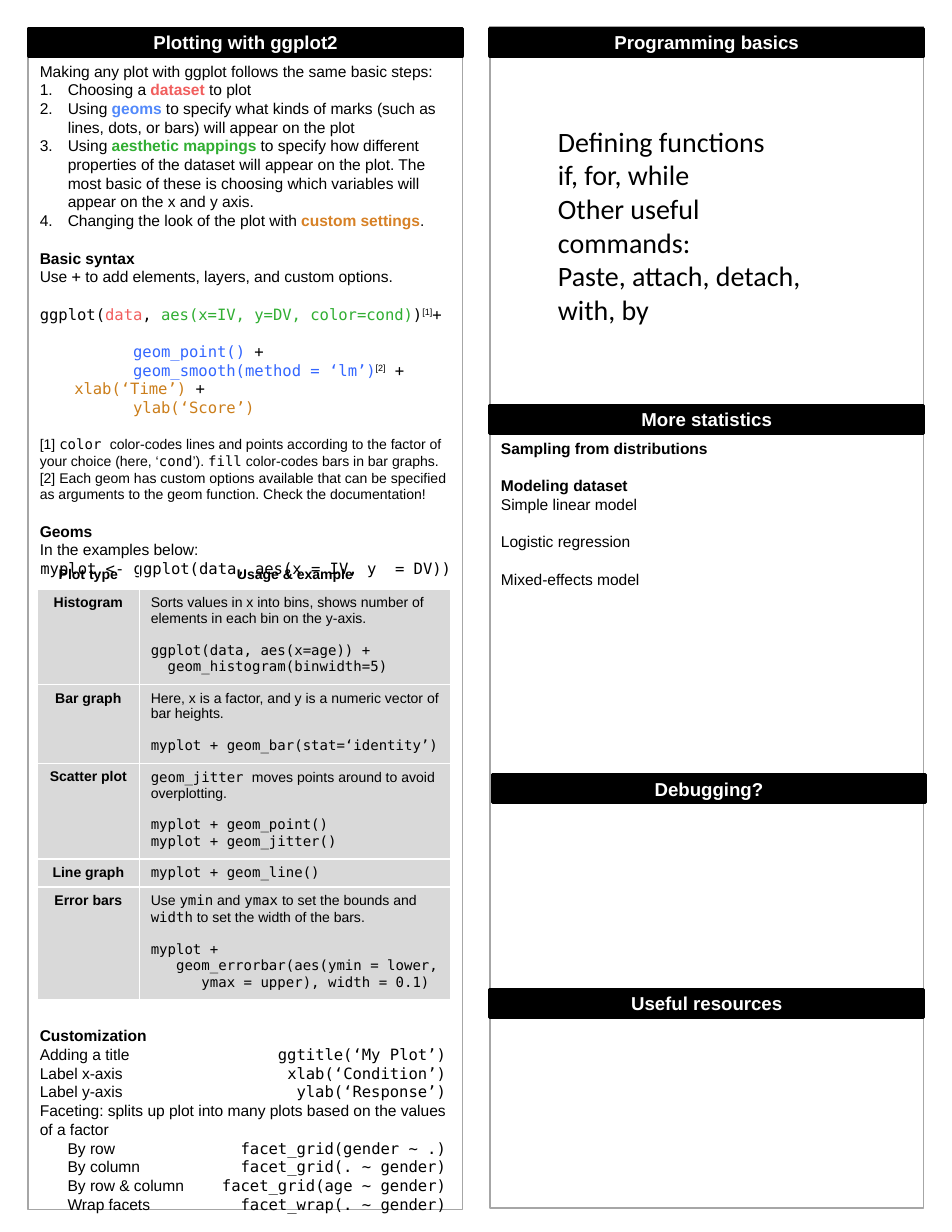
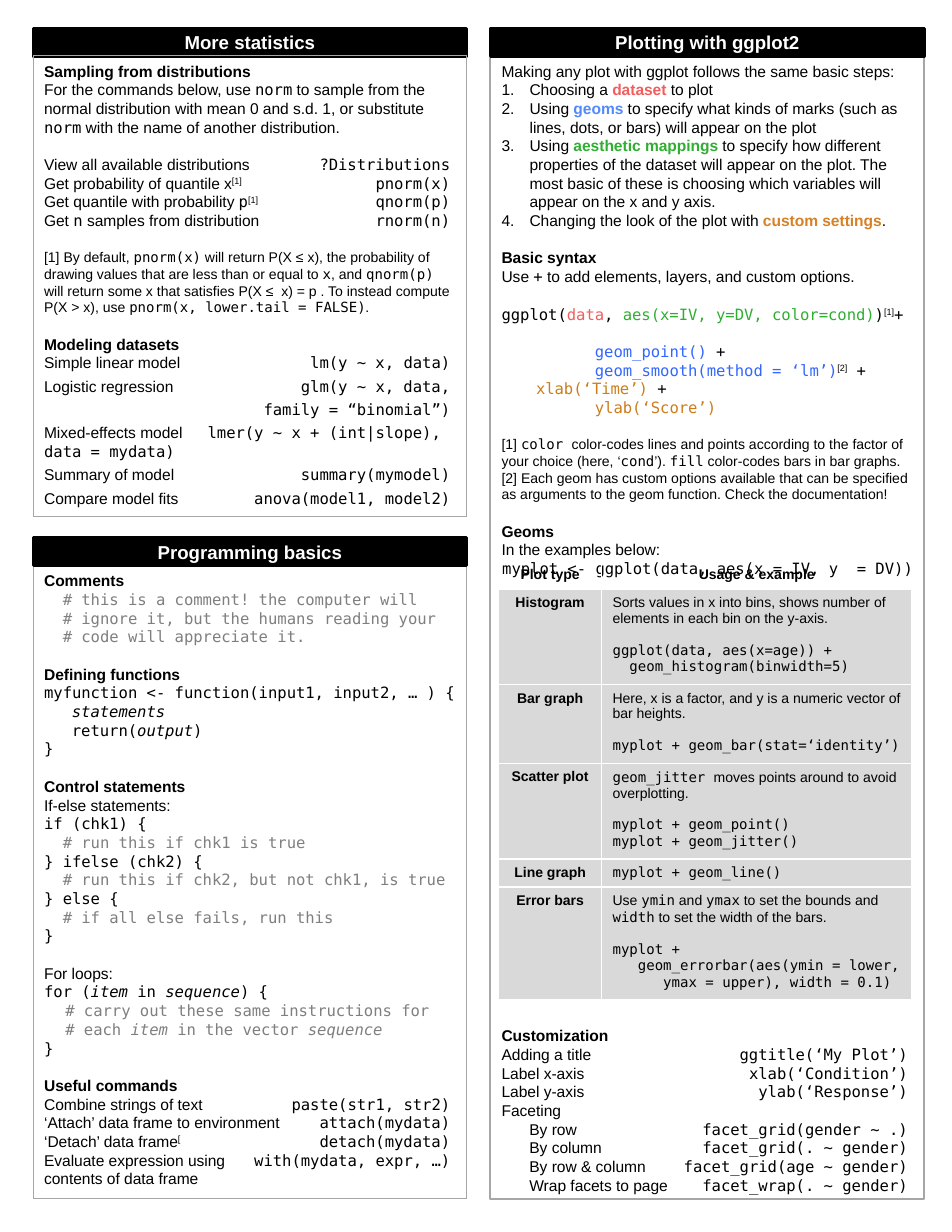
Before and after one commit to dbirman/p252-tutorials, a slide deck: slide 2 of RQuickRef.pptx. Drawn at 952x1232 pixels with LibreOffice and Linux fonts; fonts in the diff are those of the drawing. Boxes give left, top, right and bottom in pixels: in the first picture for what was removed or moved away, otherwise in the second. Text is boxed around its words. In the diff, an @@ line names an element or a change of style, - is before the commit and + after.

```diff
--- a/RQuickRef.pptx
+++ b/RQuickRef.pptx
@@ rectangle removed at bbox=[28, 28, 463, 1210] @@
@@ rectangle "More statistics": place and size @@
-rectangle "More statistics" at bbox=[489, 405, 923, 433]
+rectangle "More statistics" at bbox=[34, 28, 467, 56]
@@ rectangle: place and size @@
-rectangle at bbox=[491, 27, 924, 1208]
+rectangle at bbox=[489, 28, 924, 1198]
@@ rectangle "Plotting with ggplot2": place and size @@
-rectangle "Plotting with ggplot2" at bbox=[29, 28, 463, 56]
+rectangle "Plotting with ggplot2" at bbox=[491, 28, 924, 56]
@@ rectangle added at bbox=[34, 56, 467, 516], outline #A6A6A6 0.75 pt, 10 pt, text #000000 @@
+Sampling from distributions
+For the commands below, use norm to sample from the normal distribution with mean 0 and s.d. 1, or substitute norm with the name of another distribution.
+View all available distributions ?Distributions
+Get probability of quantile x[1] pnorm(x)
+Get quantile with probability p[1] qnorm(p)
+Get n samples from distribution rnorm(n)
+[1] By default, pnorm(x) will return P(X ≤ x), the probability of drawing values that are less than or equal to x, and qnorm(p) will return some x that satisfies P(X ≤ x) = p . To instead compute P(X > x), use pnorm(x, lower.tail = FALSE).
+Modeling datasets
+Simple linear model lm(y ~ x, data)
+Logistic regression glm(y ~ x, data,
+family = “binomial”)
+Mixed-effects model lmer(y ~ x + (int|slope), data = mydata)
+Summary of model summary(mymodel)
+Compare model fits anova(model1, model2)
@@ text "Making any plot with ggplot ...": place and size @@
-text "Making any plot with ggplot ..." at bbox=[40, 65, 446, 1214]
+text "Making any plot with ggplot ..." at bbox=[502, 65, 908, 1195]
@@ text removed at bbox=[558, 132, 800, 325] @@
-Defining functions
-if, for, while
-Other useful commands:
-Paste, attach, detach, with, by
@@ text removed at bbox=[501, 442, 708, 585] @@
-Sampling from distributions
-Modeling dataset
-Simple linear model
-Logistic regression
-Mixed-effects model
@@ rectangle "Programming basics": place and size @@
-rectangle "Programming basics" at bbox=[489, 28, 923, 56]
+rectangle "Programming basics" at bbox=[34, 538, 467, 566]
@@ rectangle added at bbox=[34, 566, 467, 1198], outline #A6A6A6 0.75 pt, 10 pt, text #000000 @@
+Comments
+# this is a comment! the computer will
+# ignore it, but the humans reading your
+# code will appreciate it.
+Defining functions
+myfunction <- function(input1, input2, … ) {
+statements
+return(output)
+}
+Control statements
+If-else statements:
+if (chk1) {
+# run this if chk1 is true
+} ifelse (chk2) {
+# run this if chk2, but not chk1, is true
+} else {
+# if all else fails, run this
+}
+For loops:
+for (item in sequence) {
+# carry out these same instructions for
+# each item in the vector sequence
+}
+Useful commands
+Combine strings of text paste(str1, str2)
+‘Attach’ data frame to environment attach(mydata)
+‘Detach’ data frame[ detach(mydata)
+Evaluate expression using with(mydata, expr, …)
+contents of data frame
@@ table: place and size @@
-table at bbox=[37, 561, 450, 998]
+table at bbox=[498, 561, 912, 998]
@@ rectangle removed at bbox=[492, 775, 925, 803] @@
-Debugging?
@@ rectangle removed at bbox=[489, 990, 923, 1018] @@
-Useful resources
@@ text at bbox=[40, 1104, 446, 1135]: text changed @@
-Faceting: splits up plot into many plots based on the values of a factor
+Faceting
@@ text at bbox=[702, 1179, 907, 1195]: text changed @@
-Wrap facets facet_wrap(. ~ gender)
+Wrap facets to page facet_wrap(. ~ gender)
```
Also in this commit, not shown: 1 other slide changed.
